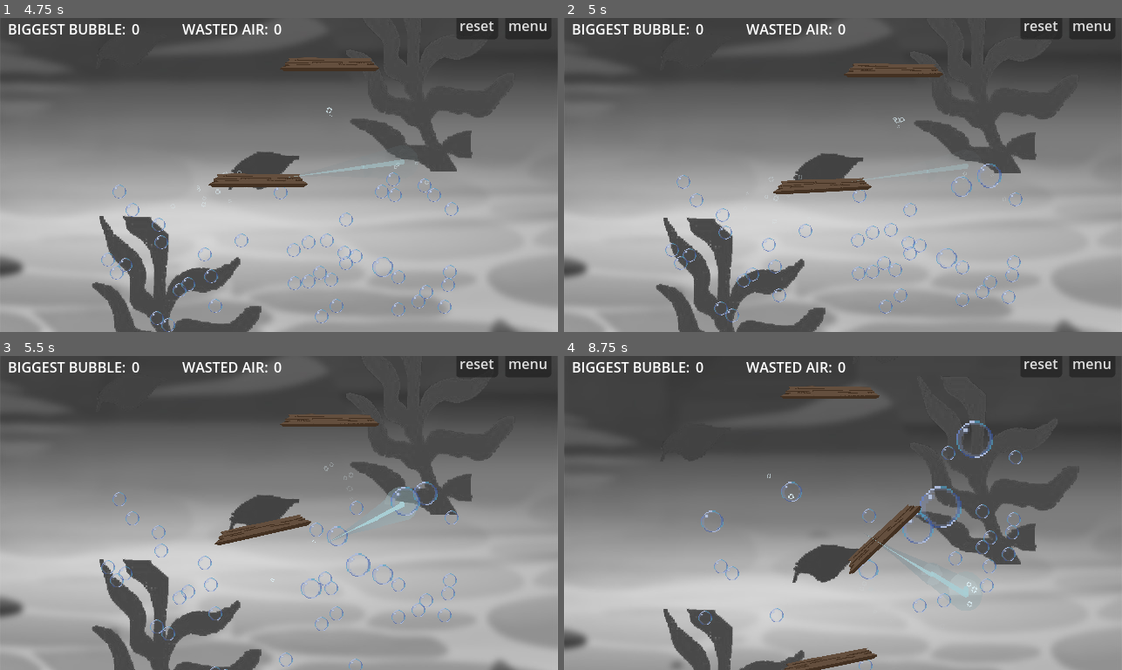
Above: before the commit, frames 1-4 (two rows, left to right).
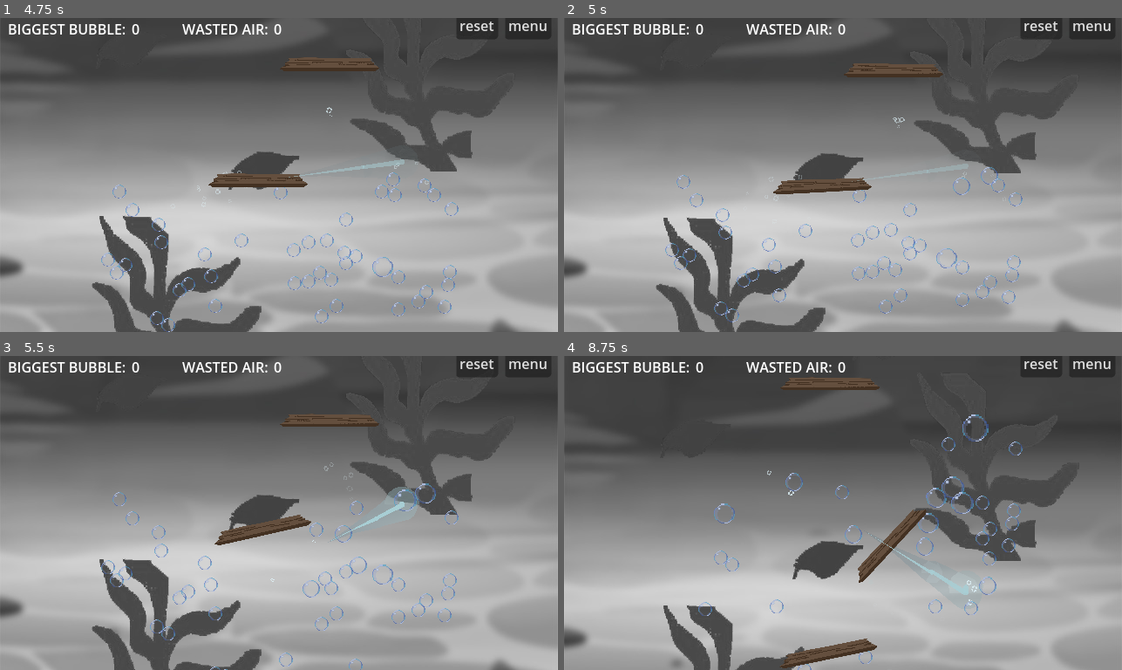
Above: after the commit, the same moments.

Repository: outrightmental/ggj25-bubble-up
Game: Godot game, scene res://scenes/main.tscn
Same seed, same stepped clock (60 frames per second), same inputs: the game is played once before the commit and once after it.
Inputs (mouse positions are in pixels of both pictures, inside the frame that each line leads up to):
- Up to frame 1 (4.75 s): click "START" at 0.5 s; click "menu" at 1.25 s; click "START" at 2 s; move the mouse to (401, 159) at 2.77 s; click (401, 159) at 2.85 s; drag from (167, 190) to (401, 159) at 3.52 s; move the mouse to (334, 105) at 4.27 s; click (334, 105) at 4.35 s
- Up to frame 2 (5 s): no input
- Up to frame 3 (5.5 s): drag from (251, 575) to (401, 503) at 5.02 s
- Up to frame 4 (8.75 s): move the mouse to (1010, 560) at 5.77 s; click (1010, 560) at 5.85 s; drag from (675, 465) to (965, 519) at 6.52 s; move the mouse to (870, 513) at 7.27 s; click (870, 513) at 7.35 s; drag from (759, 434) to (965, 575) at 8.02 s

Frame 1 is identical in both runs. In frame 2, 0.2% of the frame differs, in the area x 69-80%, y 46-57%; in frame 3, 0.4%; in frame 4, 6.9%, in the area x 17-93%, y 6-100%.

Commit message:
fix race signals and game reset

Diff:
--- a/models/bubble/bubble.gd
+++ b/models/bubble/bubble.gd
@@ -31,6 +31,8 @@
 # Reference to the vanish particle emitter node
 @onready var vanish_particle_emitter: CPUParticles2D = $CPUParticles2D
 
+# Whether the bubble is still in play
+var done: bool = false
 
 # Function to merge two bubbles
 func merge_into(other) -> void:
@@ -39,11 +41,11 @@
 		other.merge_into(self)
 		return
 
-	# Lock the other bubble to prevent further collisions
-	if is_freeze_enabled() or other.is_freeze_enabled():
+	# Lock the bubble to prevent further activity
+	if done or other.done:
 		return
 	else:
-		set_deferred("freeze", true)
+		done = true
 
 	# Update the other bubble's mass
 	other.update_mass(mass + other.mass)
@@ -56,11 +58,11 @@
 # new bubbles on opposite sides of the center of the original bubble, halfway between the center and the outside. New
 # bubbles inherit the acceleration of the original bubble
 func split() -> void:
-	# Lock the other bubble to prevent further collisions
-	if is_freeze_enabled():
+	# Lock the bubble to prevent further activity
+	if done:
 		return
 	else:
-		set_deferred("freeze", true)
+		done = true
 
 	# Calculate the new mass for the two bubbles
 	var new_mass: float = mass / 2
@@ -166,11 +168,11 @@
 
 # Function to destroy the bubble with an effect
 func _destroy() -> bool:
-	# Lock the other bubble to prevent further collisions
-	if is_freeze_enabled():
+	# Lock the bubble to prevent further activity
+	if done:
 		return false
 	else:
-		set_deferred("freeze", true)
+		done = true
 
 	# Check if a particle effect is assigned
 	if vanish_particle_effect:
--- a/signal_bus.gd
+++ b/signal_bus.gd
@@ -8,8 +8,6 @@
 signal update_score(score: int)
 signal update_total_air_mass(mass: float)
 signal update_wasted_air_mass(mass: float)
-
-
 # Keeping track of all the air in play -- we are keeping all global game logic right here in the event bus
 @onready var air_total_mass: float = 0
 @onready var air_vanished_mass: float = 0
@@ -27,28 +25,31 @@
 	update_score.emit(0)
 	update_total_air_mass.emit(0)
 	update_wasted_air_mass.emit(0)
+	air_total_mass = 0
+	air_vanished_mass = 0
+	air_exit_masses = []
 
 
-func _do_bubble_spawn(mass:float):
+func _do_bubble_spawn(mass: float):
 	air_total_mass += mass
 	_recompute_score()
 
 
-func _do_bubble_vanish(mass:float):
+func _do_bubble_vanish(mass: float):
 	air_vanished_mass += mass
 	_recompute_score()
 
 
-func _do_bubble_exit(mass:float):
+func _do_bubble_exit(mass: float):
 	air_exit_masses.append(mass)
 	_recompute_score()
 
 
 func _recompute_score():
-	var exited_mass:float = 0
+	var exited_mass: float = 0
 	for e in air_exit_masses:
 		exited_mass += e
-	var score:int = floor(air_exit_masses.max()) if air_exit_masses.size() > 0 else 0
+	var score: int = floor(air_exit_masses.max()) if air_exit_masses.size() > 0 else 0
 	update_score.emit(score)
 	update_wasted_air_mass.emit(air_vanished_mass + exited_mass - score)
 	update_total_air_mass.emit(air_total_mass)
